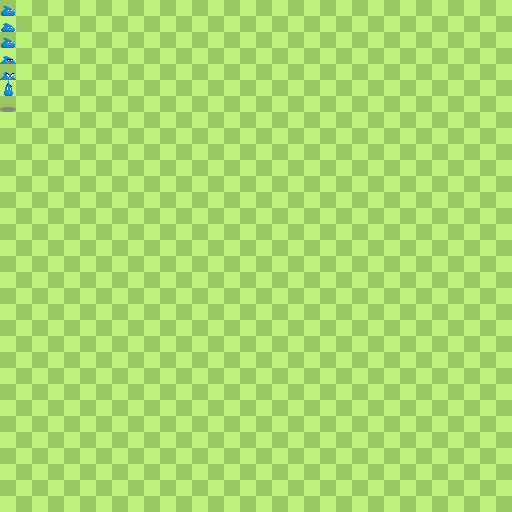
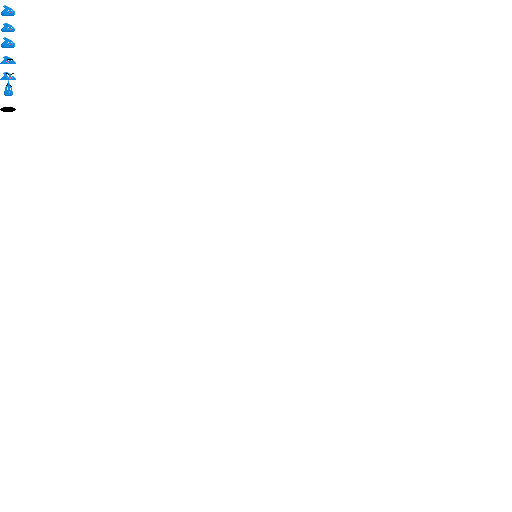
Layered file, before and after one edit (512x512). Changes by layer:
painted on "slime" over [0, 107, 16, 112]
hid "bg.png" over [0, 0, 512, 512]
